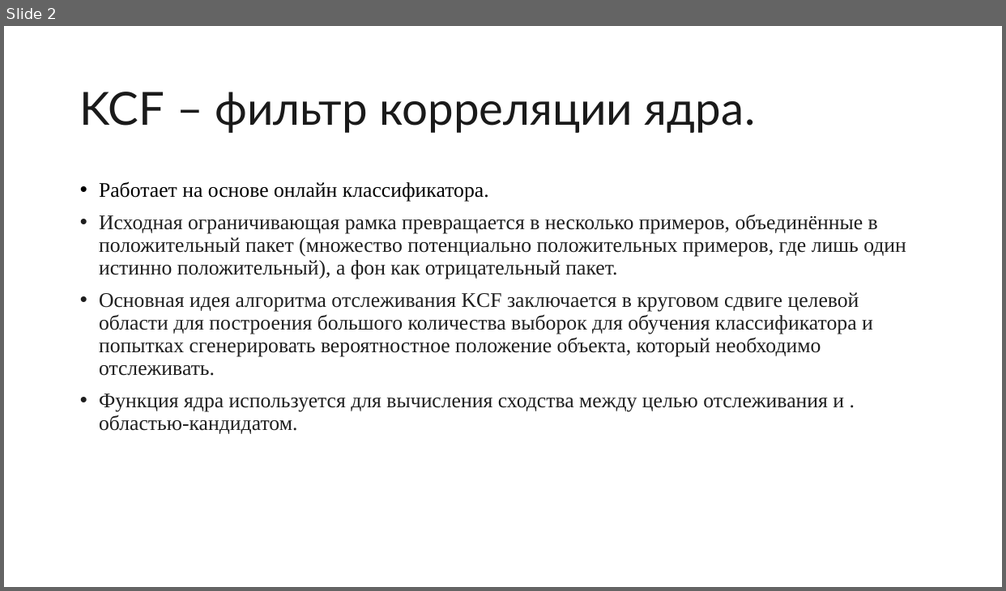
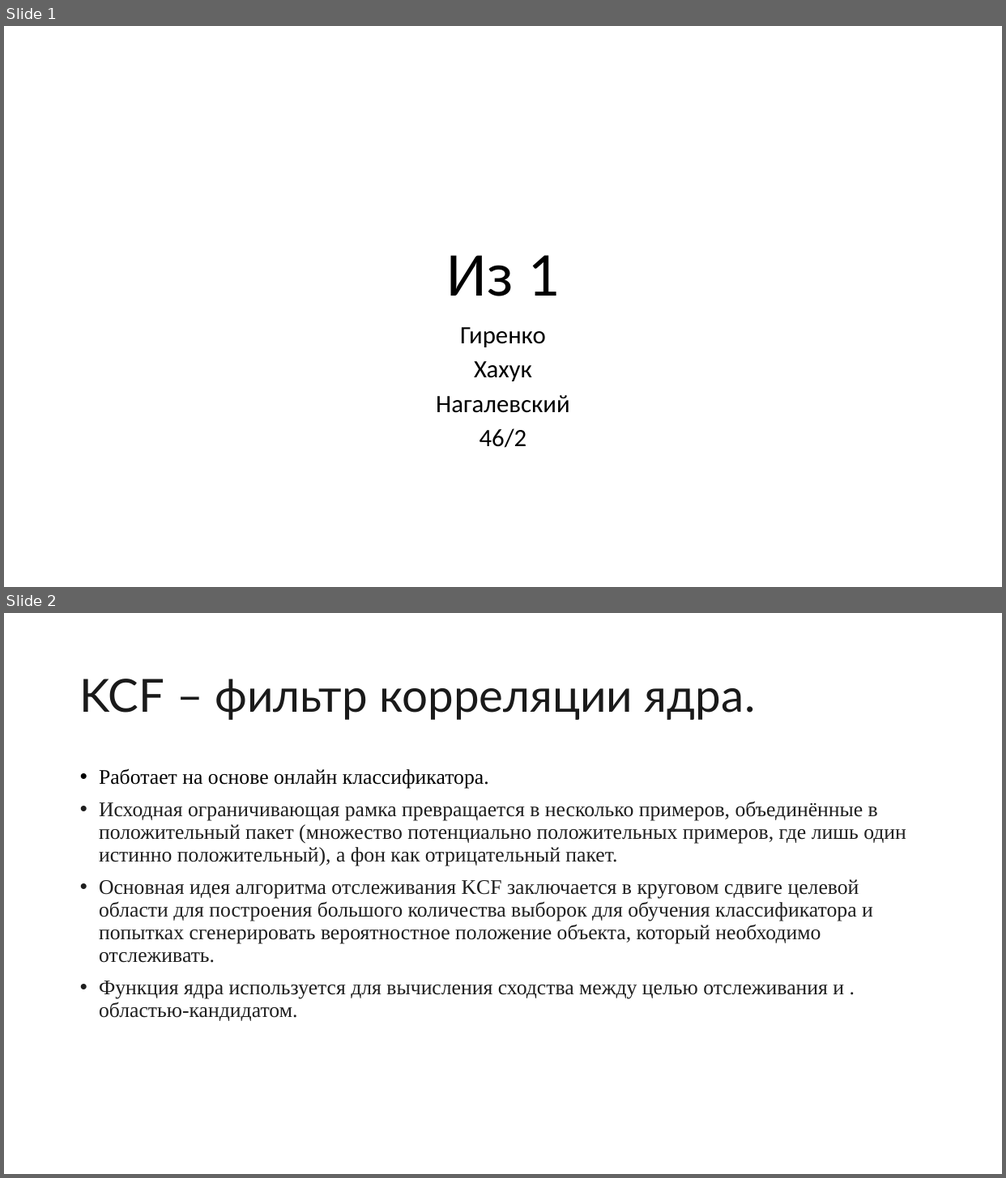
Before and after one commit to iamgirya/algorithms_of_digital_multimedia_processing, a slide deck: IZ1/iz1.pptx. Shown one above the other, each under a label of ours: slide 2 before the commit, slides 1 and 2 after it. The pictures are 1006x591 and 1006x1178 pixels, drawn with LibreOffice and Linux fonts; fonts in the diff are those of the drawing. Boxes give left, top, right and bottom in pixels: in the first picture for what was removed or moved away, otherwise in the second. Text is boxed around its words. In the diff, an @@ line names an element or a change of style, - is before the commit and + after.

```diff
--- a/IZ1/iz1.pptx
+++ b/IZ1/iz1.pptx
@@ slide 1 added at bbox=[4, 26, 1002, 587], background #FFFFFF @@
@@ title added at bbox=[447, 255, 559, 297], 60 pt, text #000000 @@
+Из 1
@@ subtitle added at bbox=[436, 327, 570, 448], 24 pt, text #000000 @@
+Гиренко
+Хахук
+Нагалевский
+46/2
```
Also in this commit, not shown: 1 slide changed, 1 slide removed, 12 other files.
